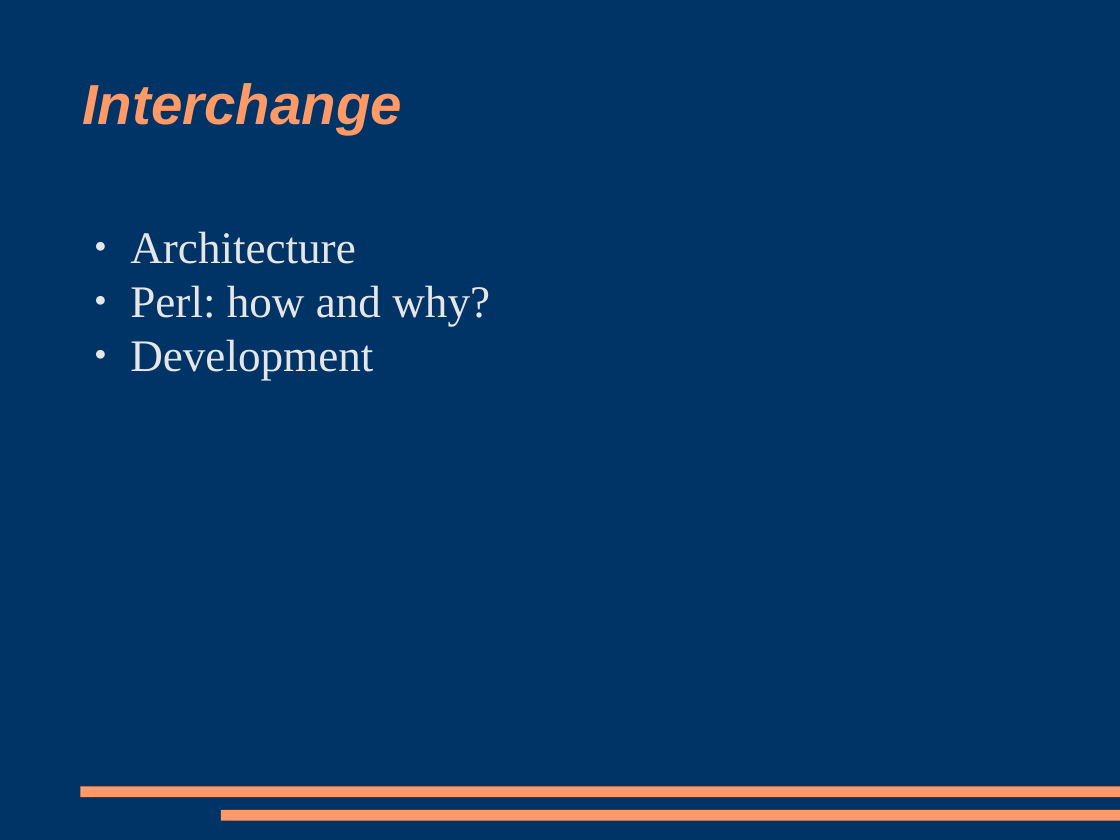
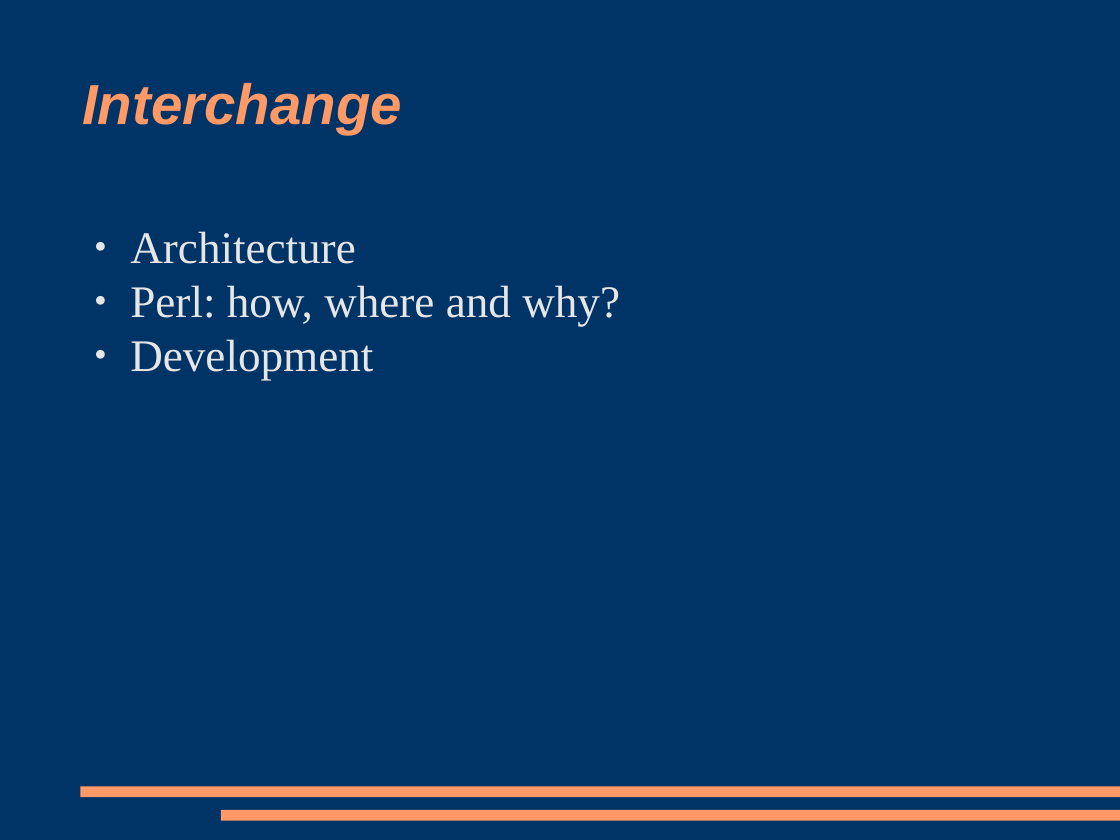
Before and after one commit to racke/Presentations, a slide deck: slide 3 of yapc2008/interchange.odp (slide 2 before the commit). Drawn at 1120x840 pixels with LibreOffice and Linux fonts; fonts in the diff are those of the drawing. Boxes give left, top, right and bottom in pixels: in the first picture for what was removed or moved away, otherwise in the second. Text is boxed around its words. In the diff, an @@ line names an element or a change of style, - is before the commit and + after.

```diff
--- a/yapc2008/interchange.odp
+++ b/yapc2008/interchange.odp
@@ text at [130, 285, 620, 326]: text changed @@
-● Perl: how and why?
+● Perl: how, where and why?
```
Also in this commit, not shown: 9 other slides changed, 11 slides added.
